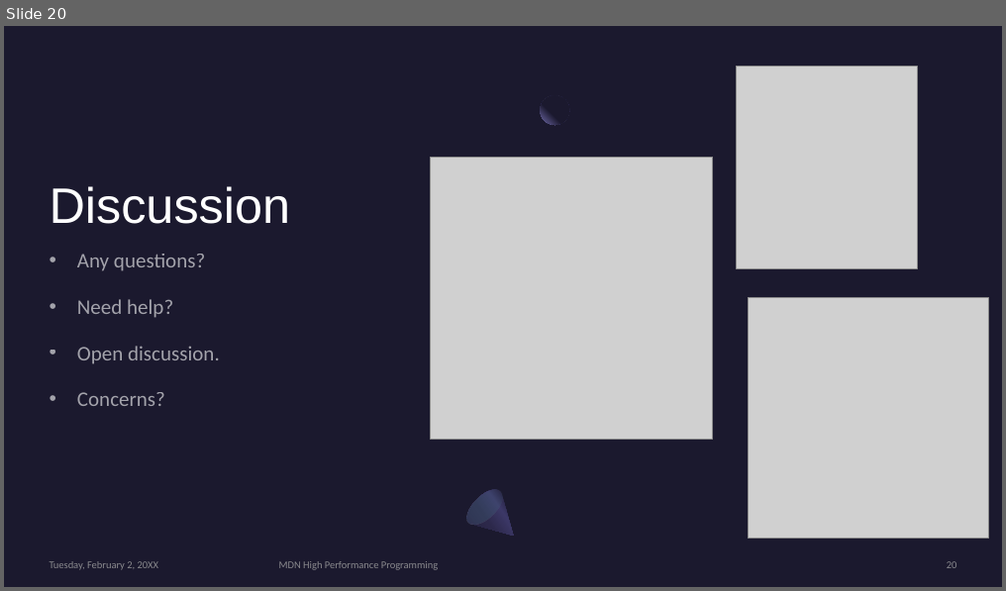
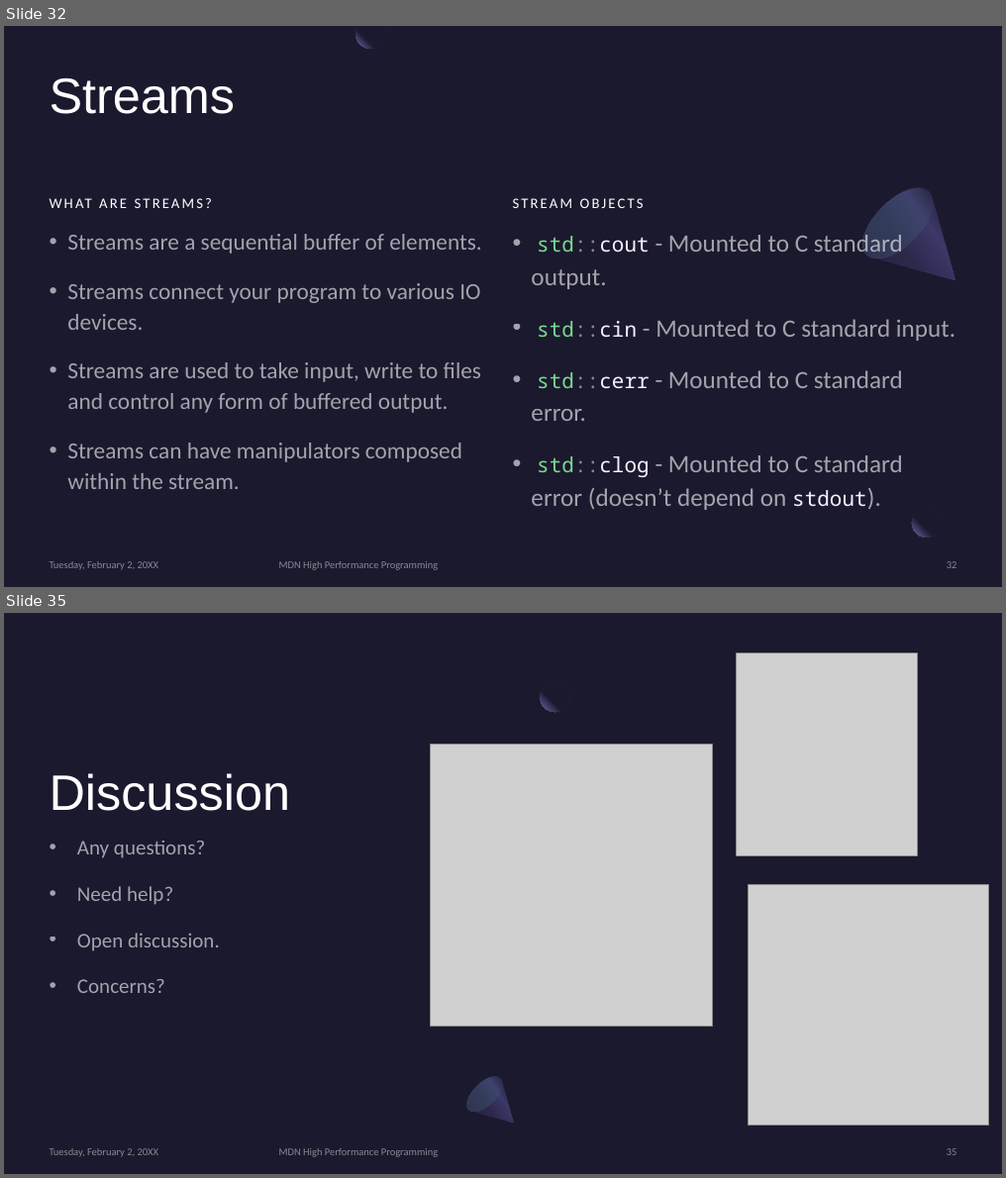
Before and after one commit to MonashDeepNeuron/HPP, a slide deck: content/week1/slides/week1.pptx. Shown one above the other, each under a label of ours: slide 20 before the commit, slides 32 and 35 after it; the slides between them are not shown. The pictures are 1006x591 and 1006x1178 pixels, drawn with LibreOffice and Linux fonts; fonts in the diff are those of the drawing; grey boxes stand for pictures. Boxes give left, top, right and bottom in pixels: in the first picture for what was removed or moved away, otherwise in the second. Text is boxed around its words. In the diff, an @@ line names an element or a change of style, - is before the commit and + after.

Commit message:
Added streams content to week1 slides Added code examples to week1 slides

```diff
--- a/content/week1/slides/week1.pptx
+++ b/content/week1/slides/week1.pptx
@@ slide 32 added at <box>4,26,1002,587</box>, background #1B192E @@
@@ freeform shape added at <box>355,26,385,49</box>, fill gradient #1B192E to #7771B2 @@
@@ title added at <box>50,78,236,114</box>, 48 pt, text #FFFFFF @@
+Streams
@@ text added at <box>513,198,644,208</box>, 14 pt, text #FFFFFF @@
+STREAM OBJECTS
@@ freeform shape added at <box>851,176,987,311</box>, fill gradient #2C284A to #3C3867 to #1B192E @@
@@ ellipse added at <box>851,176,945,270</box>, fill gradient #454075 to #5BEFC1 @@
@@ text added at <box>67,239,179,299</box>, 14 pt, text #FFFFFF @@
+WHAT ARE STREAMS?
@@ text added at <box>67,234,481,489</box>, 22.2 pt, text #FFFFFF at 60% opacity @@
+• Streams are a sequential buffer of elements.
+• Streams connect your program to various IO devices.
+• Streams are used to take input, write to files and control any form of buffered output.
+• Streams can have manipulators composed within the stream.
@@ text added at <box>531,235,955,510</box>, 24 pt, text #FFFFFF at 60% opacity @@
+• std::cout - Mounted to C standard output.
+• std::cin - Mounted to C standard input.
+• std::cerr - Mounted to C standard error.
+• std::clog - Mounted to C standard error (doesn’t depend on stdout).
@@ ellipse added at <box>912,509,942,538</box>, fill gradient #1B192E to #7771B2 @@
@@ rectangle added at <box>942,503,972,532</box>, fill #1B192E at 80% opacity @@
@@ text added at <box>50,562,159,570</box>, 10 pt, text #A6A6A6 at 80% opacity @@
+Tuesday, February 2, 20XX
@@ text added at <box>279,562,438,570</box>, 10 pt, text #A6A6A6 at 80% opacity @@
+MDN High Performance Programming
@@ page number added at <box>946,562,957,569</box>, 10 pt, text #A6A6A6 at 80% opacity @@
+32
@@ what was slide 20 is now slide 35 @@
```
Also in this commit, not shown: 2 slides changed, 15 other slides added, 1 slide removed, 6 other files.
